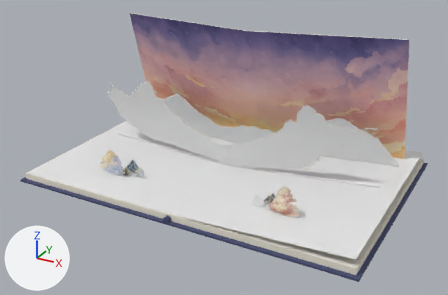
The glTF model live/ebony-horse-s04/exit.glb as it was, and as the next commit left it.
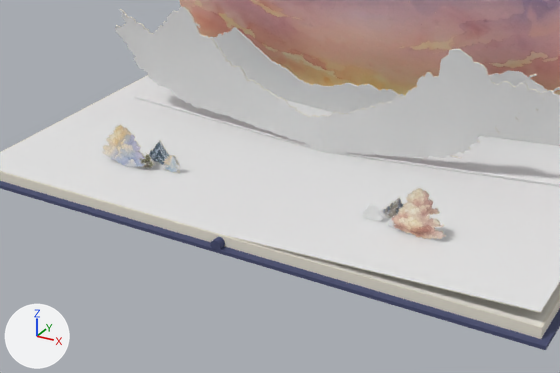
Each version is shown whole from a 50 mm camera at (1.61, -3.0, 1.61) aimed at (0.02, -0.1, 0.16), then close up on the part from 9% to 82% of the width and 26% to 100% of the height. Lighting does not change. The marker at lower left points along +X, +Y and +Z. The older version's two pictures come first. Where no turn or scale is listed for an object, it has been applied to the vertices. Vertices at exactly the same position are counted once.

Before the edit, the objects in view are built like this:
```python
ob_alpine_pine_l_card_1 = bpy.data.objects.new('alpine-pine-l-card_1', me_alpine_pine_l_card)
ob_alpine_pine_l_card_1.location = (-0.38, -0.394, 0.002)
ob_cloud_leg_l_card_1 = bpy.data.objects.new('cloud-leg-l-card_1', me_cloud_leg_l_card)
ob_cloud_leg_l_card_1.location = (-0.55, -0.434, 0.002)
ob_cloud_leg_r_card_1 = bpy.data.objects.new('cloud-leg-r-card_1', me_cloud_leg_r_card)
ob_cloud_leg_r_card_1.location = (0.549, -0.434, 0.025)
ob_mist_swirl_l_card_1 = bpy.data.objects.new('mist-swirl-l-card_1', me_mist_swirl_l_card)
ob_mist_swirl_l_card_1.location = (-0.47, -0.414, 0.002)
ob_mist_swirl_r_card_1 = bpy.data.objects.new('mist-swirl-r-card_1', me_mist_swirl_r_card)
ob_mist_swirl_r_card_1.location = (0.38, -0.394, 0.018)
ob_page_next = bpy.data.objects.new('page-next', me_page_next)
ob_page_next.location = (0.0, 0.0, 0.0)
ob_peak_outcrop_l_card_1 = bpy.data.objects.new('peak-outcrop-l-card_1', me_peak_outcrop_l_card)
ob_peak_outcrop_l_card_1.location = (-0.45, -0.364, 0.002)
ob_peak_outcrop_r_card_1 = bpy.data.objects.new('peak-outcrop-r-card_1', me_peak_outcrop_r_card)
ob_peak_outcrop_r_card_1.location = (0.45, -0.364, 0.021)
ob_wind_crest_r_card_1 = bpy.data.objects.new('wind-crest-r-card_1', me_wind_crest_r_card)
ob_wind_crest_r_card_1.location = (0.47, -0.414, 0.022)
# also in view: 'block-1' at (-0.5, 0.0, -0.02); 'high-ridge-arch1' at (0.45, 0.0, 0.25); 'rleaf-page' at (0.5, 0.0, 0.02); 'far-snow-peaks1_1' at (0.46, 0.34, 0.16); 'block1' at (0.5, 0.0, -0.02)
```
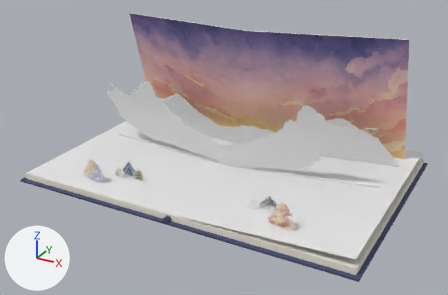
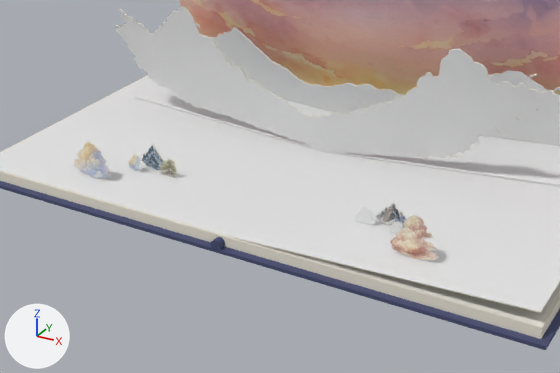
Boxes (x1, y1, x2, y2) around the edits, measured in the close-ups (560 x 373 px):
'cloud-leg-r-card_1', moved, rescaled (11% narrower, 10% shorter): before (391, 188, 446, 239); after (390, 215, 439, 261)
'cloud-leg-l-card_1', moved, rescaled (16% narrower, 16% shorter): before (102, 124, 146, 167); after (74, 142, 111, 178)
'peak-outcrop-l-card_1', moved: before (149, 140, 170, 165); after (141, 144, 165, 170)
'peak-outcrop-r-card_1', moved: before (382, 197, 404, 218); after (376, 203, 406, 227)
'mist-swirl-r-card_1', moved: before (362, 203, 383, 221); after (355, 207, 376, 225)
'alpine-pine-l-card_1', reshaped, moved: before (163, 155, 180, 173); after (160, 159, 178, 178)
'mist-swirl-l-card_1', moved: before (141, 152, 155, 169); after (128, 155, 145, 171)
'wind-crest-r-card_1', moved: before (388, 216, 400, 230); after (389, 221, 403, 234)

Diff of the bpy script that builds the scene:
```diff
--- a/live/ebony-horse-s04/exit.glb.py
+++ b/live/ebony-horse-s04/exit.glb.py
@@ me_alpine_pine_l_card @@
 # used by ob_alpine_pine_l_card_1; location = (-0.38, -0.394, 0.002)
-me_alpine_pine_l_card.from_pydata(...)  # 1430 vertices, 2856 faces; spans x -0.035..0.0348, y 0.0..0.004, z 0.0002..0.0674
+me_alpine_pine_l_card.from_pydata(...)  # 1396 vertices, 2788 faces; spans x -0.036..0.0358, y 0.0..0.004, z 0.0002..0.067
+# me_alpine_pine_l_card part 1: 1424 vertices removed from x -0.035..0.0348, y 0.0..0.004, z 0.0002..0.0674; 1390 vertices added at x -0.036..0.0358, y 0.0..0.004, z 0.0002..0.067
 me_alpine_pine_l_card.materials.append(mat_art_ebony_horse_skyway_alpine_pine_l)
@@ me_cloud_leg_l_card @@
 # used by ob_cloud_leg_l_card_1; location = (-0.55, -0.434, 0.002)
-me_cloud_leg_l_card.from_pydata(...)  # 434 vertices, 864 faces; spans x -0.093..0.092, y 0.0..0.004, z 0.0..0.155
+me_cloud_leg_l_card.from_pydata(...)  # 434 vertices, 864 faces; spans x -0.078..0.077, y 0.0..0.004, z 0.0..0.13
+# me_cloud_leg_l_card part 2: the whole mesh is scaled about the mesh origin by (0.838, 1, 0.838)
 me_cloud_leg_l_card.materials.append(mat_art_ebony_horse_skyway_cloud_leg_l)
@@ me_cloud_leg_r_card @@
 # used by ob_cloud_leg_r_card_1; location = (0.549, -0.434, 0.025)
-me_cloud_leg_r_card.from_pydata(...)  # 490 vertices, 976 faces; spans x -0.089..0.086, y 0.0..0.004, z 0.0..0.164
+me_cloud_leg_r_card.from_pydata(...)  # 490 vertices, 976 faces; spans x -0.077..0.074, y 0.0..0.004, z 0.0..0.14
+# me_cloud_leg_r_card part 3: the whole mesh is scaled about the mesh origin by (0.857, 1, 0.857)
 me_cloud_leg_r_card.materials.append(mat_art_ebony_horse_skyway_cloud_leg_r)
@@ ob_alpine_pine_l_card_1 @@
 ob_alpine_pine_l_card_1 = bpy.data.objects.new('alpine-pine-l-card_1', me_alpine_pine_l_card)
-ob_alpine_pine_l_card_1.location = (-0.38, -0.394, 0.002)
+ob_alpine_pine_l_card_1.location = (-0.37, -0.424, 0.002)
@@ ob_cloud_leg_l_card_1 @@
 ob_cloud_leg_l_card_1 = bpy.data.objects.new('cloud-leg-l-card_1', me_cloud_leg_l_card)
-ob_cloud_leg_l_card_1.location = (-0.55, -0.434, 0.002)
+ob_cloud_leg_l_card_1.location = (-0.59, -0.554, 0.002)
@@ ob_mist_swirl_l_card_1 @@
 ob_mist_swirl_l_card_1 = bpy.data.objects.new('mist-swirl-l-card_1', me_mist_swirl_l_card)
-ob_mist_swirl_l_card_1.location = (-0.47, -0.414, 0.002)
+ob_mist_swirl_l_card_1.location = (-0.49, -0.444, 0.002)
@@ ob_peak_outcrop_l_card_1 @@
 ob_peak_outcrop_l_card_1 = bpy.data.objects.new('peak-outcrop-l-card_1', me_peak_outcrop_l_card)
-ob_peak_outcrop_l_card_1.location = (-0.45, -0.364, 0.002)
+ob_peak_outcrop_l_card_1.location = (-0.45, -0.404, 0.002)
@@ ob_cloud_leg_r_card_1 @@
 ob_cloud_leg_r_card_1 = bpy.data.objects.new('cloud-leg-r-card_1', me_cloud_leg_r_card)
-ob_cloud_leg_r_card_1.location = (0.549, -0.434, 0.025)
+ob_cloud_leg_r_card_1.location = (0.589, -0.554, 0.027)
@@ ob_mist_swirl_r_card_1 @@
 ob_mist_swirl_r_card_1 = bpy.data.objects.new('mist-swirl-r-card_1', me_mist_swirl_r_card)
-ob_mist_swirl_r_card_1.location = (0.38, -0.394, 0.018)
+ob_mist_swirl_r_card_1.location = (0.37, -0.424, 0.017)
@@ ob_peak_outcrop_r_card_1 @@
 ob_peak_outcrop_r_card_1 = bpy.data.objects.new('peak-outcrop-r-card_1', me_peak_outcrop_r_card)
-ob_peak_outcrop_r_card_1.location = (0.45, -0.364, 0.021)
+ob_peak_outcrop_r_card_1.location = (0.45, -0.404, 0.021)
@@ ob_wind_crest_r_card_1 @@
 ob_wind_crest_r_card_1 = bpy.data.objects.new('wind-crest-r-card_1', me_wind_crest_r_card)
-ob_wind_crest_r_card_1.location = (0.47, -0.414, 0.022)
+ob_wind_crest_r_card_1.location = (0.49, -0.444, 0.023)
```
